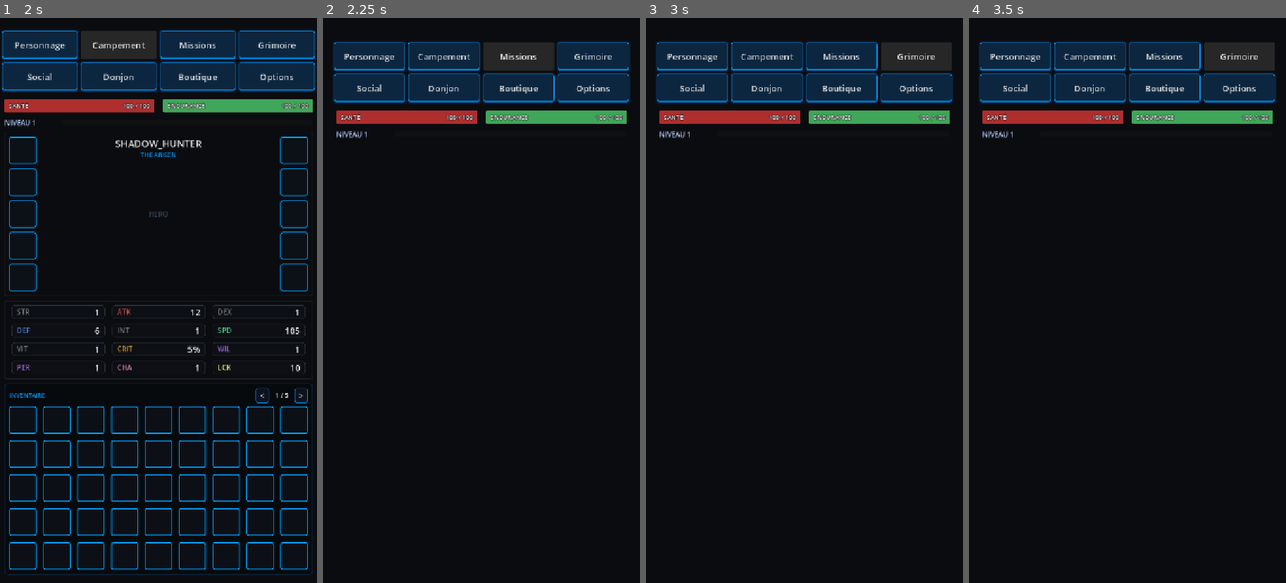
Above: before the commit, frames 1-4 (left to right).
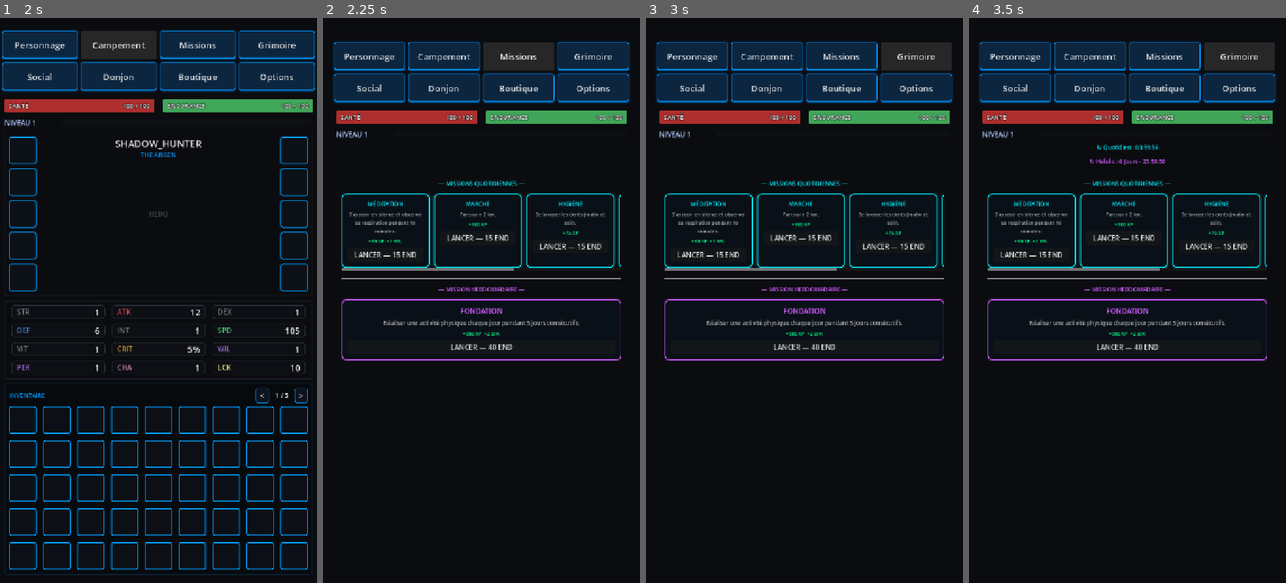
Above: after the commit, the same moments.

Repository: Argoht/Jeu
Game: Godot game, scene res://Scenes/main_scene.tscn
Two runs of this game, one before a commit and one after it. Both use one fixed random seed, a clock stepped at 60 frames per second and the inputs below. This scene is started directly instead of the project's main scene.
Inputs:
- Up to frame 1 (2 s): click "Personnage" at 0.5 s; click "Campement" at 1.25 s
- Up to frame 2 (2.25 s): click "Missions" at 2 s
- Up to frame 3 (3 s): click "Grimoire" at 2.75 s
- Up to frame 4 (3.5 s): no input

Frame 1 is identical in both runs. In frame 2, 4.6% of the frame differs, in the area x 5-94%, y 28-61%; in frame 3, 4.6%; in frame 4, 4.8%, in the area x 5-94%, y 22-61%.

Commit message:
fix: MissionsUI invisible - ajout size_flags EXPAND_FILL sur racine et carousel
Le MarginContainer racine n'avait pas SIZE_EXPAND_FILL vertical, donc le
VBoxContainer parent ne lui allouait aucun espace → hauteur zéro → rien
ne s'affichait dans l'onglet Missions.

https://claude.ai/code/session_019T2txxZBcmxeHzpZfuDRYS

Diff:
--- a/jeu/Scripts/MissionsUI.gd
+++ b/jeu/Scripts/MissionsUI.gd
@@ -6,6 +6,8 @@
 const DAILY_CARD_W := 200
 
 func _ready():
+	size_flags_horizontal = Control.SIZE_EXPAND_FILL
+	size_flags_vertical = Control.SIZE_EXPAND_FILL
 	add_theme_constant_override("margin_left", 12)
 	add_theme_constant_override("margin_right", 12)
 	add_theme_constant_override("margin_bottom", 20)
@@ -56,6 +58,7 @@
 
 func _build_daily_carousel() -> ScrollContainer:
 	var hscroll = ScrollContainer.new()
+	hscroll.size_flags_horizontal = Control.SIZE_EXPAND_FILL
 	hscroll.vertical_scroll_mode = ScrollContainer.SCROLL_MODE_DISABLED
 	hscroll.scroll_horizontal_custom_step = DAILY_CARD_W
 
